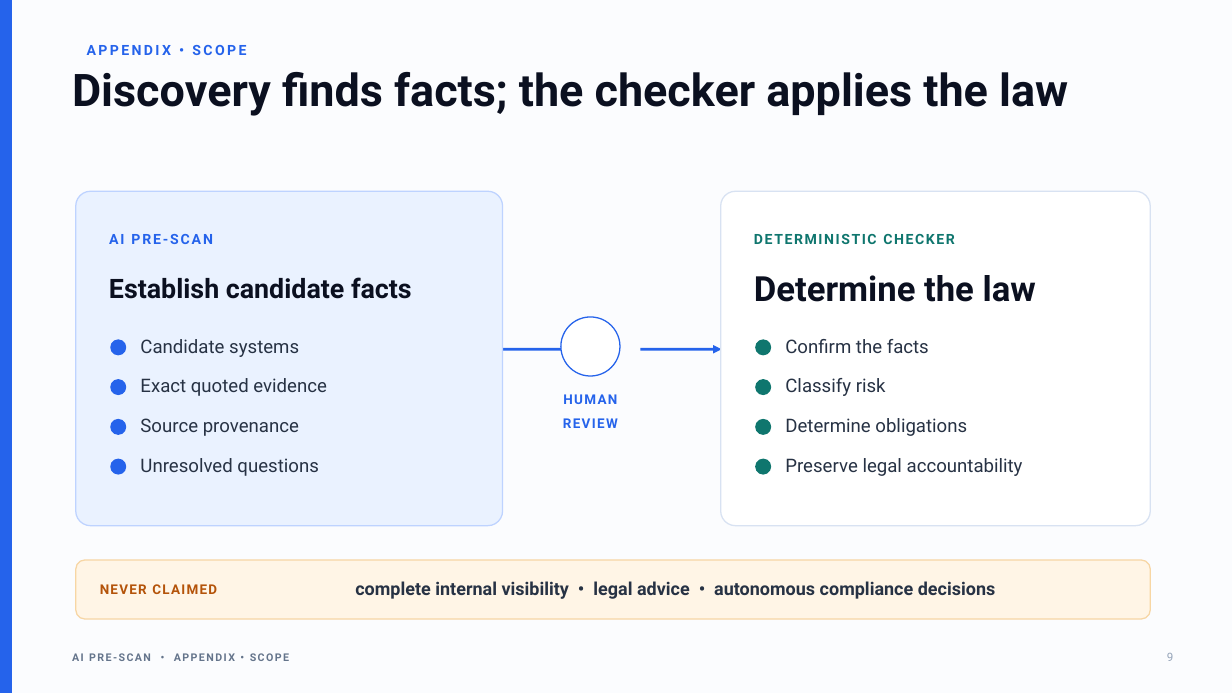
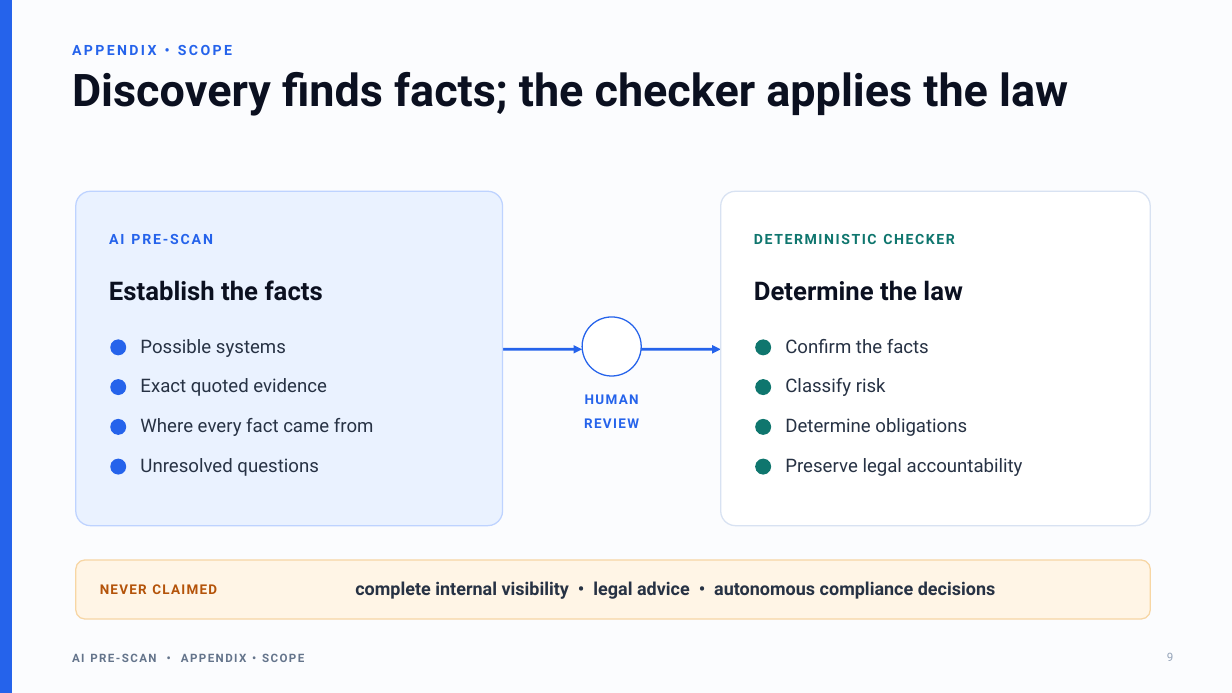
Before and after one commit to nyelugo/PROJECT-AI-Pre-Scan, a slide deck: slide 9 of docs/ai-pre-scan-presentation.pptx. Drawn at 1232x693 pixels with LibreOffice and Linux fonts; fonts in the diff are those of the drawing. Boxes give left, top, right and bottom in pixels: in the first picture for what was removed or moved away, otherwise in the second. Text is boxed around its words. In the diff, an @@ line names an element or a change of style, - is before the commit and + after.

```diff
--- a/docs/ai-pre-scan-presentation.pptx
+++ b/docs/ai-pre-scan-presentation.pptx
@@ text "APPENDIX • SCOPE": place and size @@
-text "APPENDIX • SCOPE" at [87, 45, 246, 55]
+text "APPENDIX • SCOPE" at [72, 45, 232, 55]
@@ text at [109, 280, 323, 301]: text changed; size 20.9 to 20 pt @@
-Establish candidate facts
+Establish the facts
@@ text "Determine the law" at [754, 280, 962, 301]: size 27 to 20 pt; line spacing 0.9 to 1 @@
@@ 2 texts, 1 ellipse: place and size @@
-2 texts, 1 ellipse at [538, 317, 643, 428]
+2 texts, 1 ellipse at [559, 317, 665, 428]
@@ text at [140, 339, 286, 357]: text changed @@
-Candidate systems
+Possible systems
@@ text at [140, 418, 374, 436]: text changed @@
-Source provenance
+Where every fact came from
@@ text "AI PRE-SCAN • APPENDIX • ..." at [72, 653, 304, 662]: size 8.3 to 9 pt; line spacing 0.9 to 1 @@
```
Also in this commit, not shown: 7 other slides changed, 2 slides added, 2 slides removed.
